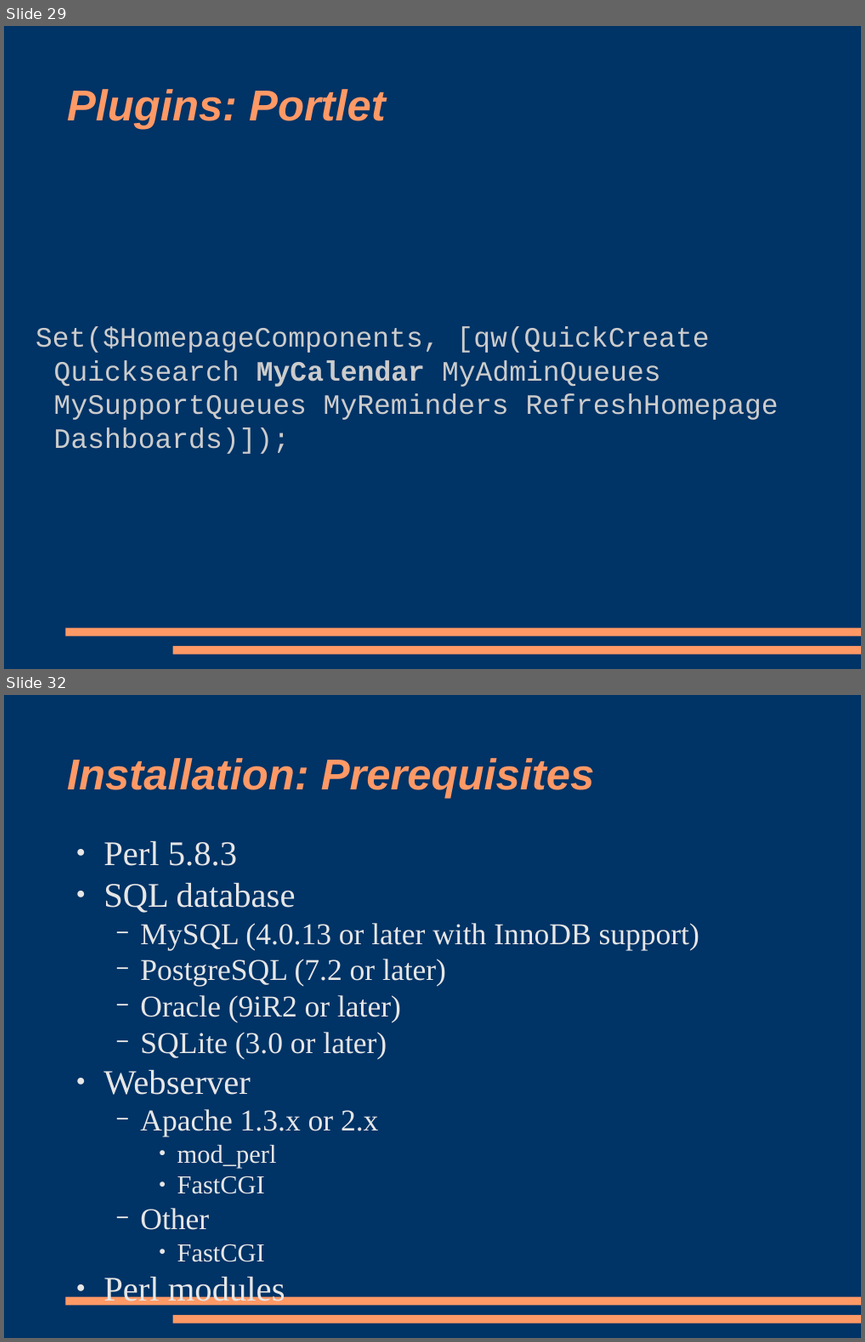
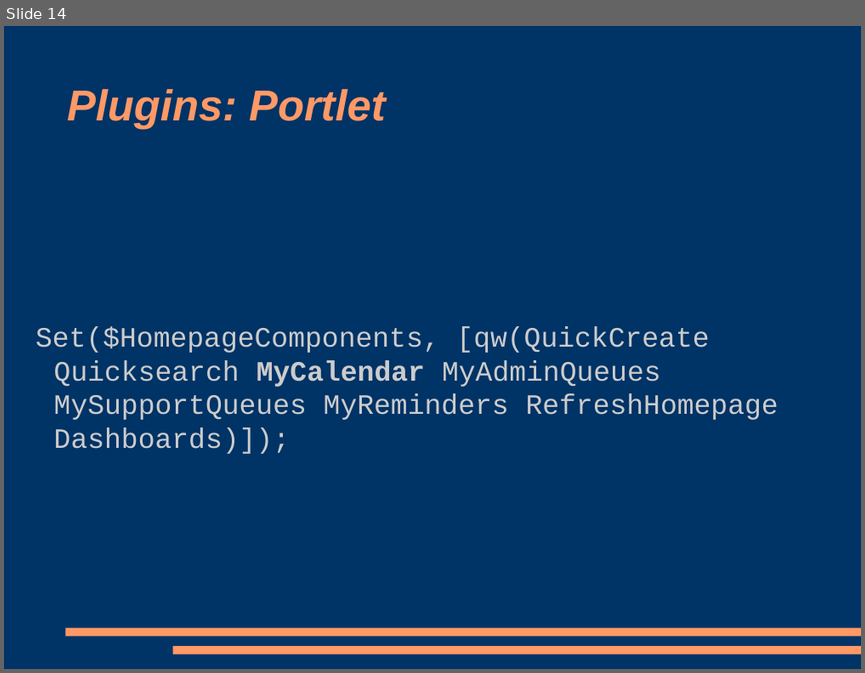
Before and after one commit to racke/Presentations, a slide deck: yapc2009/rt38.odp. Shown one above the other, each under a label of ours: slides 29 and 32 before the commit, slide 14 after it; the slides between them are not shown. The pictures are 865x1342 and 865x673 pixels, drawn with LibreOffice and Linux fonts; fonts in the diff are those of the drawing. Boxes give left, top, right and bottom in pixels: in the first picture for what was removed or moved away, otherwise in the second. Text is boxed around its words. In the diff, an @@ line names an element or a change of style, - is before the commit and + after.

```diff
--- a/yapc2009/rt38.odp
+++ b/yapc2009/rt38.odp
@@ slide 32 removed at (4, 695, 861, 1338), background #003366; not listed: 2 template elements that a slide beside it also shows @@
@@ title removed at (67, 758, 595, 799) @@
-Installation: Prerequisites
@@ text removed at (103, 840, 699, 1305) @@
-● Perl 5.8.3
-● SQL database
-  − MySQL (4.0.13 or later with InnoDB support)
-  − PostgreSQL (7.2 or later)
-  − Oracle (9iR2 or later)
-  − SQLite (3.0 or later)
-● Webserver
-  − Apache 1.3.x or 2.x
-    ● mod_perl
-    ● FastCGI
-  − Other
-    ● FastCGI
-● Perl modules
@@ what was slide 29 is now slide 14 @@
```
Also in this commit, not shown: 6 slides changed, 29 other slides removed.
